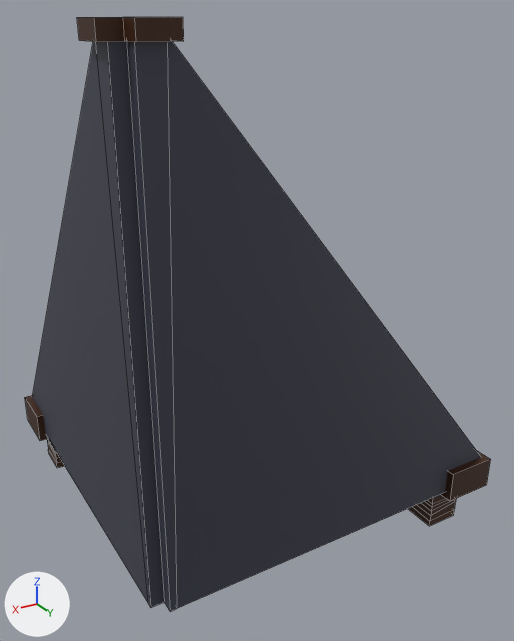
An edit to the FBX model 3D/Batiment/MaisonRicheVillage/MaisRich_toit_coin_ext.fbx, drawn before and after from the same camera.
The view is the same before and after, from a 50 mm camera at (0.307, 0.665, 0.336) aimed at (-0.072, 0.033, 0.02). Arrows for +X, +Y and +Z are at lower left; the lights stay in place. Mesh edges are drawn as thin lines. Where no turn or scale is listed for an object, it has been applied to the vertices.
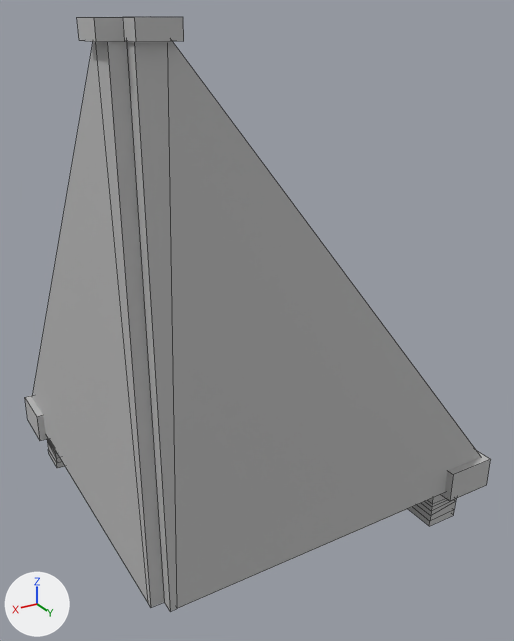
The newer file is also turned or shifted as a whole; pictures and numbers use the older file's frame.

Where the change shows, as pixel boxes (x1, y1, x2, y2) in the pictures (514 x 641 px):
part 1 of me_mesh, recoloured (brown to grey)
    both: (25, 17, 491, 526)
part 2 of me_mesh, recoloured
    both: (32, 41, 481, 611)

Edits to the bpy script that builds the scene:
```text
Add mat_defaultpolygonshader:
    mat_defaultpolygonshader = principled_material('defaultPolygonShader')
    mat_defaultpolygonshader.base_color = (0.5, 0.5, 0.5)  # grey #bcbcbc
Change me_mesh:
    where me_mesh.from_pydata(...)  # 130 vertices, 120 faces; spans x -0.013..0.405, y -0.199..0.219, z -0.269..0.269
    used by ob_polysurface117; location = (-0.26, -0.003, 0.065)
    me_mesh part 1: all 106 faces that had it switch from mat_bois (brown #3d1c00) to mat_defaultpolygonshader (grey #bcbcbc)
    me_mesh part 2: all 14 faces that had it switch from mat_toit (dark blue #3f414f) to mat_defaultpolygonshader (grey #bcbcbc)
```
